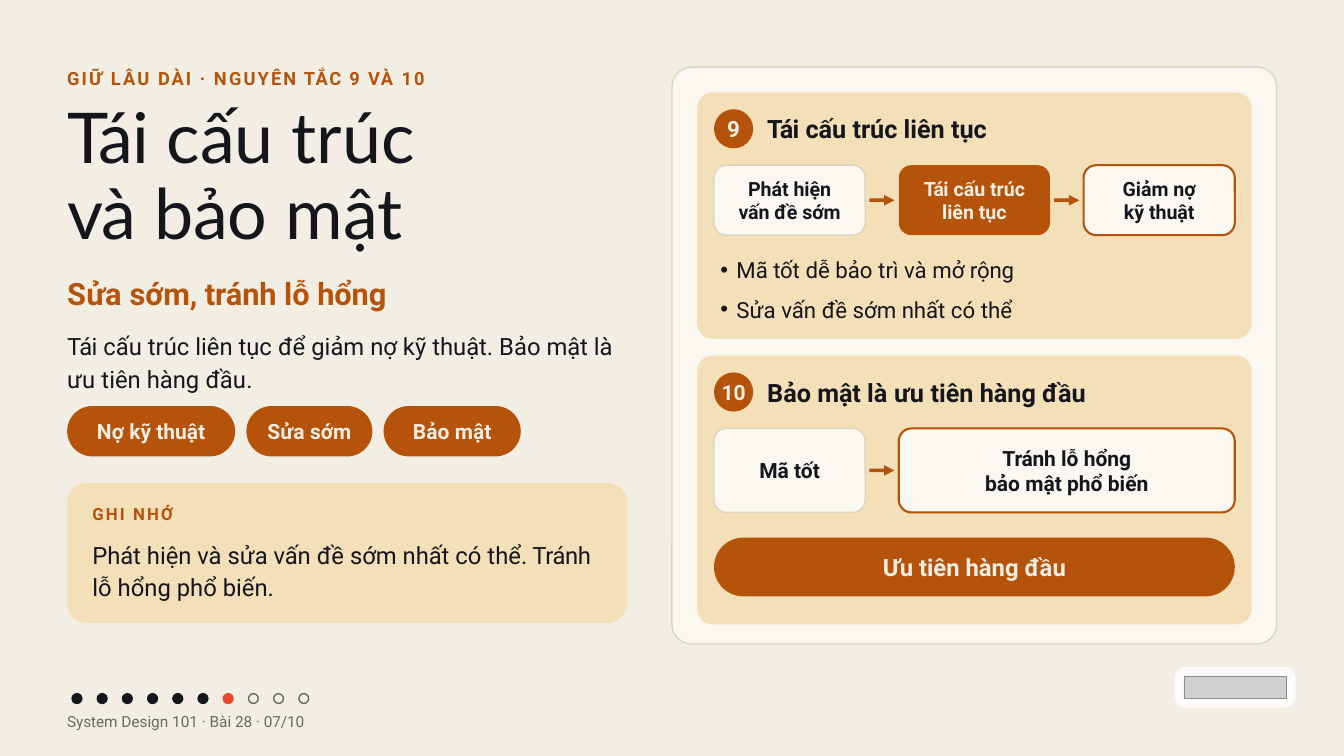
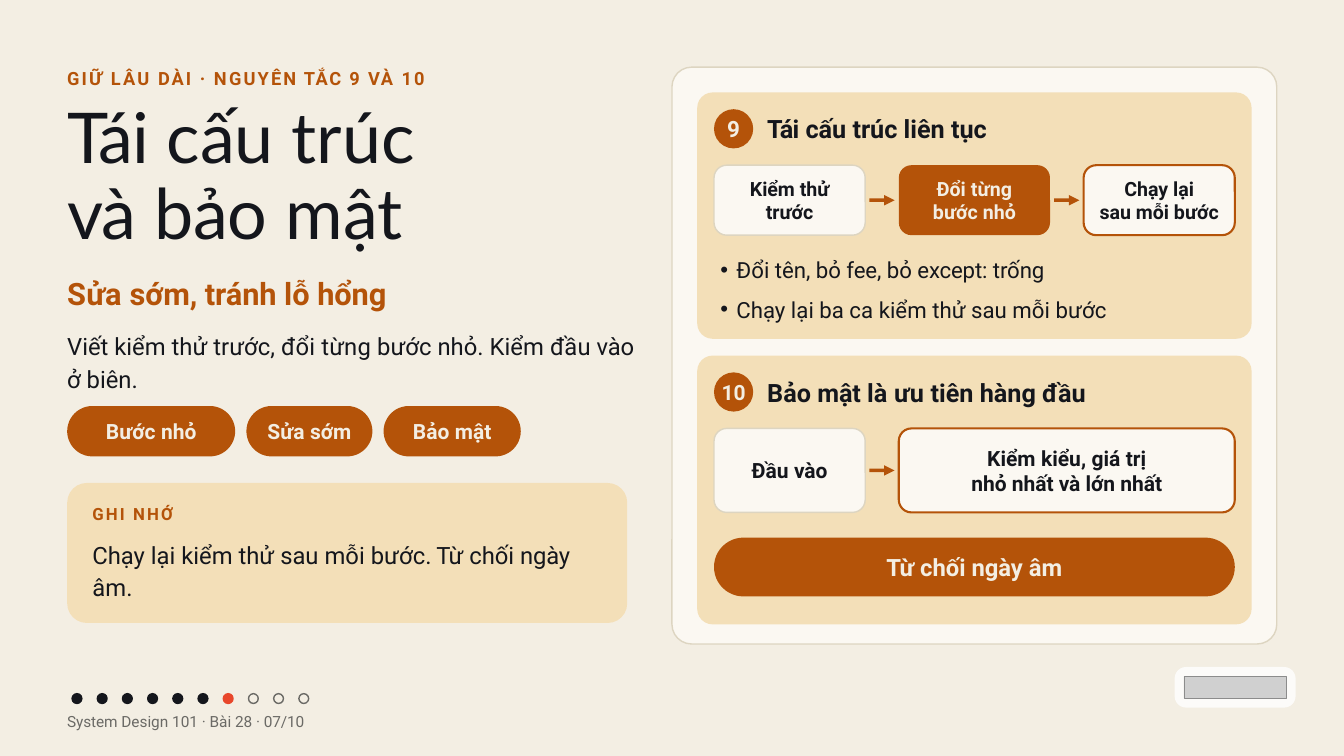
Before and after one commit to vohoailinh90/tool-marketing-studio, a slide deck: slide 7 of system-design-101/vi/lessons/sd-10-028/slides/sd-10-028.pptx. Drawn at 1344x756 pixels with LibreOffice and Linux fonts; fonts in the diff are those of the drawing; grey boxes stand for pictures. Boxes give left, top, right and bottom in pixels: in the first picture for what was removed or moved away, otherwise in the second. Text is boxed around its words. In the diff, an @@ line names an element or a change of style, - is before the commit and + after.

```diff
--- a/system-design-101/vi/lessons/sd-10-028/slides/sd-10-028.pptx
+++ b/system-design-101/vi/lessons/sd-10-028/slides/sd-10-028.pptx
@@ text at (750,180,829,220): text changed @@
-Phát hiện
-vấn đề sớm
+Kiểm thử
+trước
@@ text at (933,180,1016,219): text changed @@
-Tái cấu trúc
-liên tục
+Đổi từng
+bước nhỏ
@@ text at (1100,181,1219,220): text changed @@
-Giảm nợ
-kỹ thuật
+Chạy lại
+sau mỗi bước
@@ text at (736,299,1107,323): text changed @@
-• Mã tốt dễ bảo trì và mở rộng
-• Sửa vấn đề sớm nhất có thể
+• Đổi tên, bỏ fee, bỏ except: trống
+• Chạy lại ba ca kiểm thử sau mỗi bước
@@ text at (67,335,635,389): text changed @@
-Tái cấu trúc liên tục để giảm nợ kỹ thuật. Bảo mật là ưu tiên hàng đầu.
+Viết kiểm thử trước, đổi từng bước nhỏ. Kiểm đầu vào ở biên.
@@ text in rounded rectangle at (106,422,196,439): text changed @@
-Nợ kỹ thuật
+Bước nhỏ
@@ text at (971,448,1162,492): text changed @@
-Tránh lỗ hổng
-bảo mật phổ biến
+Kiểm kiểu, giá trị
+nhỏ nhất và lớn nhất
@@ text in rounded rectangle at (752,461,827,479): text changed @@
-Mã tốt
+Đầu vào
@@ text at (92,544,570,597): text changed @@
-Phát hiện và sửa vấn đề sớm nhất có thể. Tránh lỗ hổng phổ biến.
+Chạy lại kiểm thử sau mỗi bước. Từ chối ngày âm.
@@ text in rounded rectangle at (886,557,1062,581): text changed @@
-Ưu tiên hàng đầu
+Từ chối ngày âm
```
Also in this commit, not shown: 9 other slides changed.
